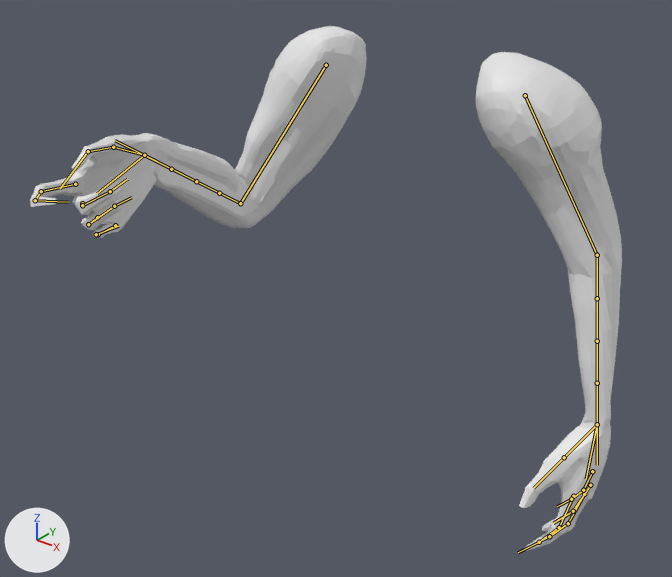
The FBX model Animations/Player/Character/SK_FP_Idle.fbx, before and after one commit.
The view is the same before and after, from a 50 mm lens placed at (1.247, -1.871, 1.491), pointed at (-0.003, -0.309, 0.522). Lighting does not change. The marker at lower left points along +X, +Y and +Z. The picture after the commit comes second. Both versions are drawn at frame 49 of the action 'Scene'; the numbers are the values there. The bones that change, and the others that lie on the model, are drawn over the model as lines.

Names of what the first picture shows: 'Arms_objects'.
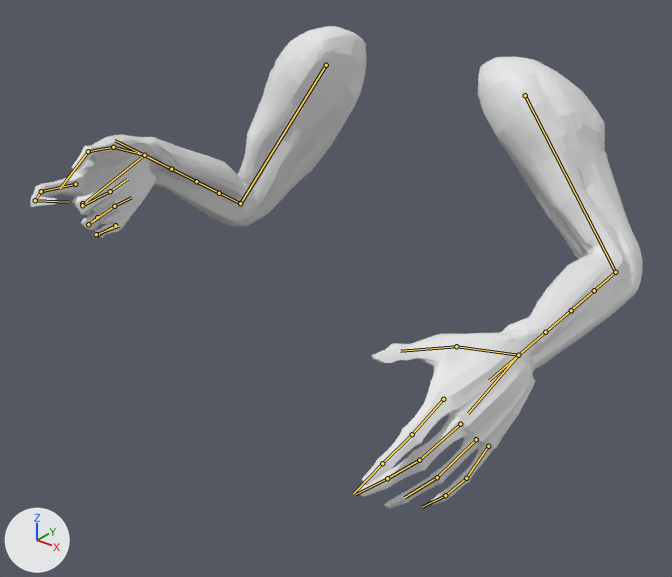
The change in detail:
Bone 'Lower_Twist_1_R' (bone_lower_twist_1_r) turns from (0, 0, 0) to (0, -28, 0) degrees about its own x, y and z.
Bone 'Lower_Twist_2_R' (bone_lower_twist_2_r) turns from (0, 0, 0) to (0, -35, 0) degrees about its own x, y and z.
Bone 'Lower_Twist_3_R' (bone_lower_twist_3_r) turns from (0, 0, 0) to (0, -40, 0) degrees about its own x, y and z.
Bone 'Lower_Twist_4_R' (bone_lower_twist_4_r) turns from (0, 0, 0) to (0, -50, 0) degrees about its own x, y and z.
Bone 'Upper_L' (bone_upper_l) turns from (-1, 5, -2) to (-25, -19, -12) degrees about its own x, y and z.
Bone 'Lower_L' (bone_lower_l) turns from (8, 0, -2) to (-43, 4, 10) degrees about its own x, y and z.
Bone 'Hand_L' (bone_hand_l) turns from (-9, -6, 1) to (14, 5, 6) degrees about its own x, y and z.
Bone 'Index_1_L' (bone_index_1_l) turns from (0, 0, 0) to (7, 0, -10) degrees about its own x, y and z.
Bone 'Index_2_L' (bone_index_2_l) turns from (0, 0, 0) to (0, 0, -10) degrees about its own x, y and z.
Bone 'Index_3_L' (bone_index_3_l) turns from (0, 0, 0) to (0, 0, -10) degrees about its own x, y and z.

Changed parts and their boxes [x1, y1, x2, y2] in the pictures (672 x 577 px):
'Arms_objects', posed (8% shorter): before [30, 26, 622, 551]; after [30, 26, 643, 509]
bone 'Upper_L', root to tip: before (525, 95) to (597, 255); after (525, 95) to (615, 272)
bone 'Lower_L', root to tip: before (597, 255) to (597, 341); after (615, 272) to (571, 310)
bone 'Hand_L', root to tip: before (597, 424) to (586, 479); after (518, 355) to (468, 413)
bone 'Index_1_L', root to tip: before (573, 496) to (559, 527); after (443, 399) to (412, 434)
bone 'Index_2_L', root to tip: before (559, 527) to (539, 542); after (412, 434) to (382, 463)
bone 'Index_3_L', root to tip: before (539, 542) to (518, 552); after (382, 463) to (353, 493)
